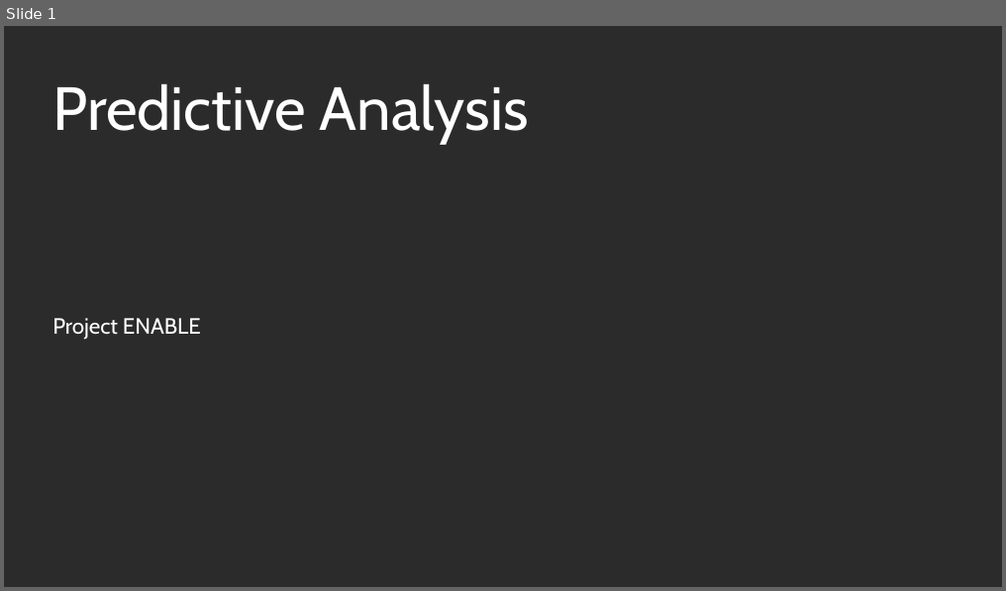
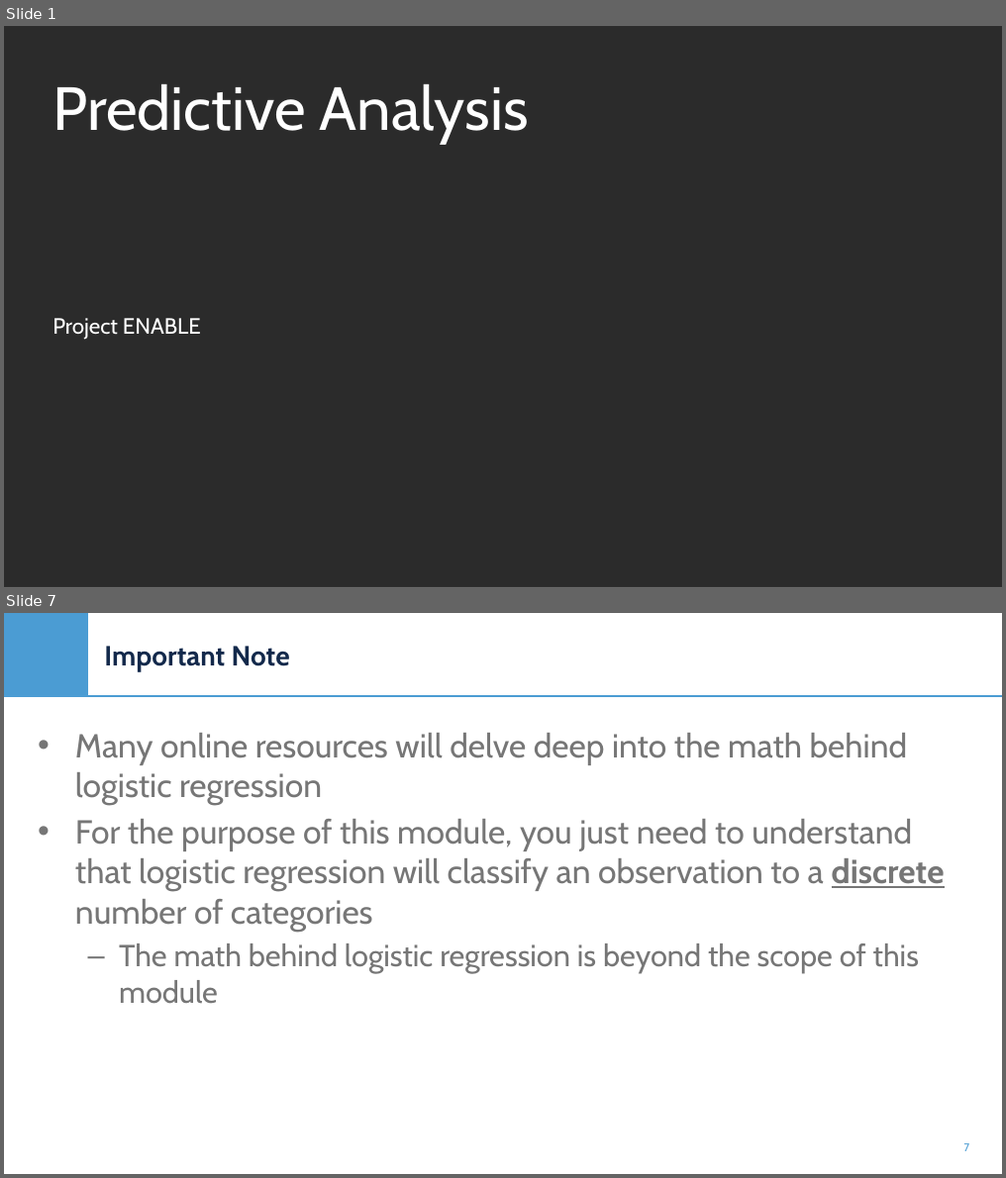
Before and after one commit to e-cui/ENABLE-HiDAV-Online-Modules, a slide deck: Data Mining Modules/Presentations/Predictive Analysis.pptx. Shown one above the other, each under a label of ours: slide 1 before the commit, slides 1 and 7 after it; the slides between them are not shown. The pictures are 1006x591 and 1006x1178 pixels, drawn with LibreOffice and Linux fonts; fonts in the diff are those of the drawing; background and template pictures are left out; a plain dark background stands for a picture behind light text. Boxes give left, top, right and bottom in pixels: in the first picture for what was removed or moved away, otherwise in the second. Text is boxed around its words. In the diff, an @@ line names an element or a change of style, - is before the commit and + after.

Commit message:
Data Mining Powerpoint 5 Draft
Updated Powerpoint draft for module 5 of datamining. Still a work in progress.

```diff
--- a/Data Mining Modules/Presentations/Predictive Analysis.pptx
+++ b/Data Mining Modules/Presentations/Predictive Analysis.pptx
@@ slide 7 added at (x1=4, y1=613, x2=1002, y2=1174), background picture (left out) @@
@@ rectangle added at (x1=4, y1=613, x2=88, y2=696), fill #4B9CD3 @@
@@ title added at (x1=104, y1=646, x2=290, y2=671), 20 pt, text #13294B, bold @@
+Important Note
@@ line added from (4, 696) to (1002, 696), #4B9CD3 1 pt @@
@@ subtitle added at (x1=75, y1=733, x2=944, y2=1003), 24 pt, text #767676 @@
+• Many online resources will delve deep into the math behind logistic regression
+• For the purpose of this module, you just need to understand that logistic regression will classify an observation to a discrete number of categories
+  – The math behind logistic regression is beyond the scope of this module
@@ page number added at (x1=964, y1=1144, x2=970, y2=1152), 8 pt, text #4B9CD3 @@
+7
```
Also in this commit, not shown: 3 slides changed, 29 other slides added, 14 slides removed.
